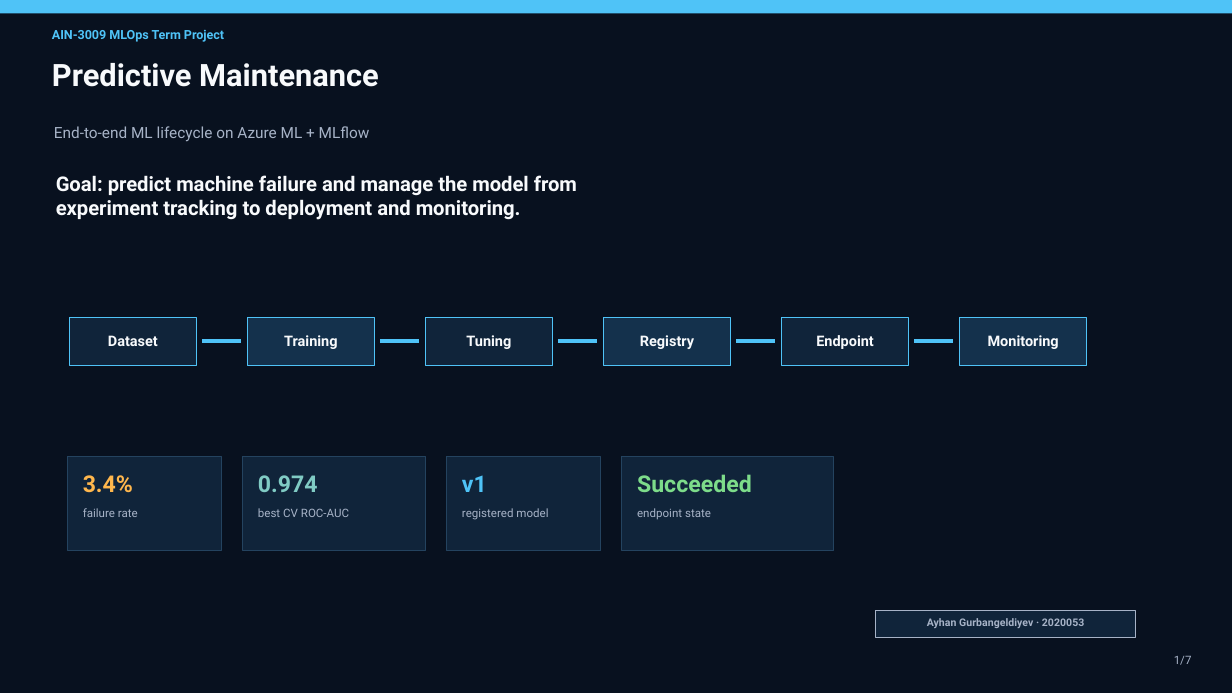
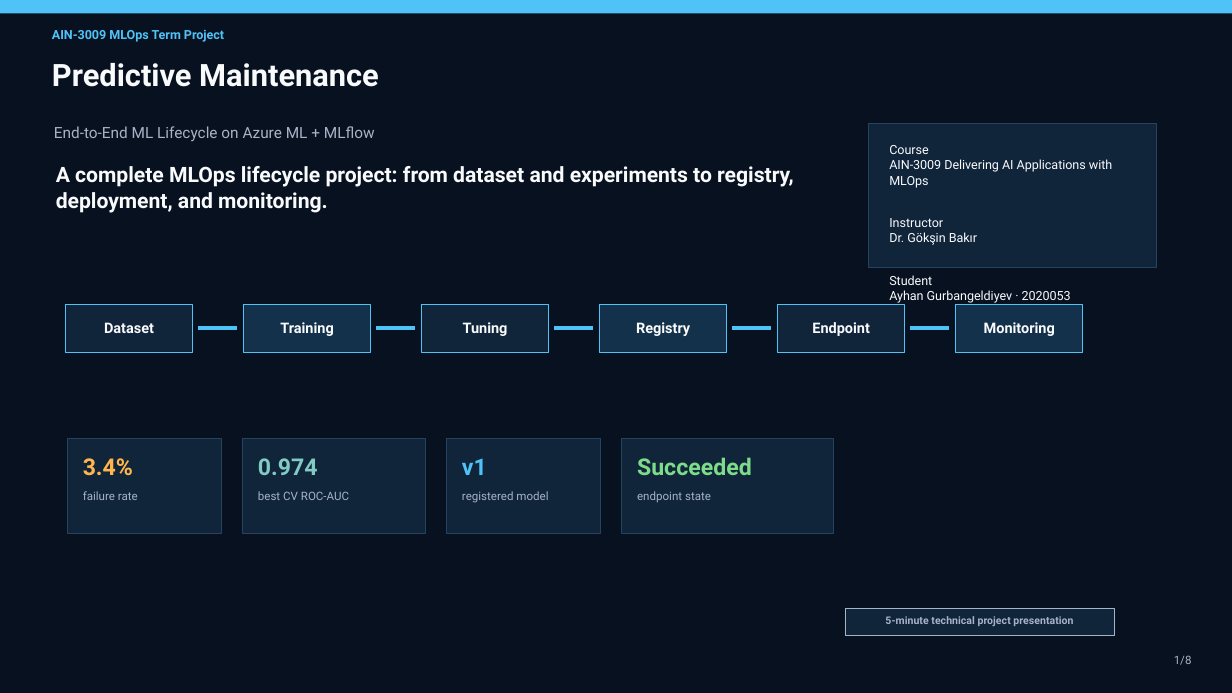
Before and after one commit to ayhan-gurbangeldiyev/ain-3009-mlflow-predictive-maintenance, a slide deck: slide 1 of presentation/predictive-maintenance-mlflow-lifecycle.pptx. Drawn at 1232x693 pixels with LibreOffice and Linux fonts; fonts in the diff are those of the drawing. Boxes give left, top, right and bottom in pixels: in the first picture for what was removed or moved away, otherwise in the second. Text is boxed around its words. In the diff, an @@ line names an element or a change of style, - is before the commit and + after.

```diff
--- a/presentation/predictive-maintenance-mlflow-lifecycle.pptx
+++ b/presentation/predictive-maintenance-mlflow-lifecycle.pptx
@@ text at [54,126,375,141]: text changed @@
-End-to-end ML lifecycle on Azure ML + MLflow
+End-to-End ML Lifecycle on Azure ML + MLflow
@@ rectangle added at [869,123,1157,267], fill #10243A, outline #24435F 0.75 pt @@
@@ text at [889,145,1112,285]: paragraphs added @@
+Course
+AIN-3009 Delivering AI Applications with MLOps
+Instructor
+Dr. Gökşin Bakır
+Student
@@ text "Course": place and size @@
-text "Course" at [927,618,1084,628]
+text "Course" at [889,145,1112,303]
@@ text at [56,166,793,213]: text changed; size 15.8 to 16.5 pt @@
-Goal: predict machine failure and manage the model from experiment tracking to deployment and monitoring.
+A complete MLOps lifecycle project: from dataset and experiments to registry, deployment, and monitoring.
@@ text at [889,290,1071,303]: size 8.2 to 9.8 pt, text colour #A7B3C7 to #F8FAFC, bold off in "Ayhan Gurbangeldiyev · 2020053"; alignment centre to left @@
@@ 11 rectangles, 6 texts: place and size @@
-11 rectangles, 6 texts at [69,318,1088,366]
+11 rectangles, 6 texts at [66,304,1083,352]
@@ 4 rectangles: place and size @@
-4 rectangles at [67,457,834,551]
+4 rectangles at [67,439,834,533]
@@ 8 texts: place and size @@
-8 texts at [83,474,752,520]
+8 texts at [83,457,752,503]
@@ rectangle: place and size @@
-rectangle at [876,610,1136,637]
+rectangle at [846,608,1116,635]
@@ text added at [885,616,1073,626], 8.2 pt, text #A7B3C7, bold @@
+5-minute technical project presentation
@@ text at [1174,655,1192,665]: text changed @@
-1/7
+1/8
```
Also in this commit, not shown: 3 other slides changed, 4 slides added, 3 slides removed, 5 other files.
